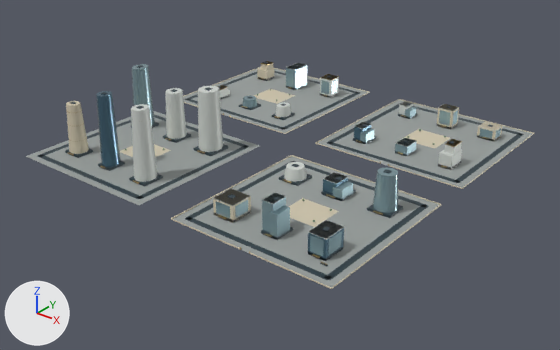
Before and after pictures for a commit that changed the glTF model web/public/assets/3d/ampliworld/GC-CITY-2030/GC-TILE-08-23.glb.
The view is the same before and after, from a camera (50 mm lens) standing at (-1080.0, -9177.0, 653.0) and looking at (-1977.0, -8055.0, -43.0). The axes (+X, +Y, +Z) are drawn at lower left. The lights are the same throughout. The first picture is the older version. Where no turn or scale is listed for an object, it has been applied to the vertices. Vertices at exactly the same position are counted once.

The scene before the commit, as lines of its bpy script (objects in view):
```python
ob_gc_tile_08_23_blue = bpy.data.objects.new('GC-TILE-08-23-blue', me_mesh_8)
ob_gc_tile_08_23_blue.location = (0.0, 0.0, 0.0)
ob_gc_tile_08_23_dark = bpy.data.objects.new('GC-TILE-08-23-dark', me_mesh_1)
ob_gc_tile_08_23_dark.location = (0.0, 0.0, 0.0)
ob_gc_tile_08_23_glass = bpy.data.objects.new('GC-TILE-08-23-glass', me_mesh_6)
ob_gc_tile_08_23_glass.location = (0.0, 0.0, 0.0)
ob_gc_tile_08_23_gold = bpy.data.objects.new('GC-TILE-08-23-gold', me_mesh_5)
ob_gc_tile_08_23_gold.location = (0.0, 0.0, 0.0)
ob_gc_tile_08_23_ivory = bpy.data.objects.new('GC-TILE-08-23-ivory', me_mesh_2)
ob_gc_tile_08_23_ivory.location = (0.0, 0.0, 0.0)
ob_gc_tile_08_23_paving = bpy.data.objects.new('GC-TILE-08-23-paving', me_mesh_0)
ob_gc_tile_08_23_paving.location = (0.0, 0.0, 0.0)
ob_gc_tile_08_23_white = bpy.data.objects.new('GC-TILE-08-23-white', me_mesh_7)
ob_gc_tile_08_23_white.location = (0.0, 0.0, 0.0)
```
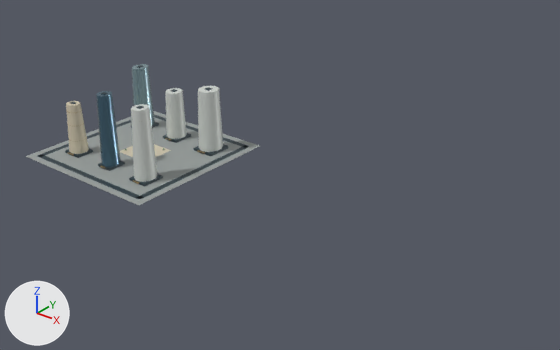
The change, as a diff of the scene's bpy script:
```diff
--- a/web/public/assets/3d/ampliworld/GC-CITY-2030/GC-TILE-08-23.glb.py
+++ b/web/public/assets/3d/ampliworld/GC-CITY-2030/GC-TILE-08-23.glb.py
@@ me_mesh_0 @@
-me_mesh_0.from_pydata(...)  # 32 vertices, 48 faces; spans x -2379.0..-1621.0, y -8379.0..-7621.0, z 0.0
+me_mesh_0.from_pydata(...)  # 8 vertices, 12 faces; spans x -2379.0..-2041.0, y -8379.0..-8041.0, z 0.0
+# me_mesh_0 part 1: the loose piece of 8 vertices spanning x -2379.0..-2041.0, y -7959.0..-7621.0, z 0.0 is deleted
+# me_mesh_0 part 2: the loose piece of 8 vertices spanning x -1959.0..-1621.0, y -7959.0..-7621.0, z 0.0 is deleted
+# me_mesh_0 part 3: the loose piece of 8 vertices spanning x -1959.0..-1621.0, y -8379.0..-8041.0, z 0.0 is deleted
 me_mesh_0.materials.append(mat_paving)
@@ me_mesh_1 @@
-me_mesh_1.from_pydata(...)  # 520 vertices, 780 faces; spans x -2364.0..-1636.0, y -8364.0..-7636.0, z 0.0..151.0
+me_mesh_1.from_pydata(...)  # 128 vertices, 192 faces; spans x -2364.0..-2056.0, y -8364.0..-8056.0, z 0.0..151.0
+# me_mesh_1 part 4: 49 loose pieces with 392 vertices, spanning x -2364.0..-1636.0, y -8364.0..-7636.0, z 0.0..75.0, are deleted
 me_mesh_1.materials.append(mat_dark)
@@ me_mesh_2 @@
-me_mesh_2.from_pydata(...)  # 214 vertices, 328 faces; spans x -2380.0..-1620.0, y -8380.0..-7620.0, z 0.0..107.0
+me_mesh_2.from_pydata(...)  # 30 vertices, 52 faces; spans x -2329.0..-2170.0, y -8317.0..-8174.0, z 0.0..107.0
+# me_mesh_2 part 5: 23 loose pieces with 184 vertices, spanning x -2380.0..-1620.0, y -8380.0..-7620.0, z 0.0..44.0, are deleted
 me_mesh_2.materials.append(mat_ivory)
@@ me_mesh_5 @@
-me_mesh_5.from_pydata(...)  # 1012 vertices, 1728 faces; spans x -2328.0..-1661.0, y -8380.0..-7681.0, z 0.0..129.0
+me_mesh_5.from_pydata(...)  # 444 vertices, 792 faces; spans x -2328.0..-2088.0, y -8325.0..-8093.0, z 4.0..129.0
+# me_mesh_5 part 7: 50 loose pieces with 568 vertices, spanning x -2318.0..-1661.0, y -8380.0..-7681.0, z 0.0..64.0, are deleted
 me_mesh_5.materials.append(mat_gold)
@@ me_mesh_6 @@
-me_mesh_6.from_pydata(...)  # 346 vertices, 540 faces; spans x -2328.0..-1668.0, y -8322.0..-7673.0, z 0.0..137.0
+me_mesh_6.from_pydata(...)  # 22 vertices, 40 faces; spans x -2328.0..-2292.0, y -8142.0..-8094.0, z 5.0..137.0
+# me_mesh_6 part 6: 37 loose pieces with 324 vertices, spanning x -2228.0..-1668.0, y -8322.0..-7673.0, z 0.0..74.0, are deleted
 me_mesh_6.materials.append(mat_glass)
@@ me_mesh_7 @@
-me_mesh_7.from_pydata(...)  # 238 vertices, 392 faces; spans x -2325.0..-1670.0, y -8323.0..-7673.0, z 0.0..146.0
+me_mesh_7.from_pydata(...)  # 66 vertices, 120 faces; spans x -2229.0..-2087.0, y -8321.0..-8092.0, z 5.0..146.0
+# me_mesh_7 part 8: 18 loose pieces with 172 vertices, spanning x -2325.0..-1670.0, y -8323.0..-7673.0, z 0.0..62.0, are deleted
 me_mesh_7.materials.append(mat_white)
@@ me_mesh_8 @@
-me_mesh_8.from_pydata(...)  # 46 vertices, 76 faces; spans x -2226.0..-1672.0, y -8322.0..-7862.0, z 0.0..150.0
+me_mesh_8.from_pydata(...)  # 22 vertices, 40 faces; spans x -2226.0..-2194.0, y -8318.0..-8278.0, z 5.0..150.0
+# me_mesh_8 part 9: the loose piece of 8 vertices spanning x -1906.0..-1885.0, y -7894.0..-7862.0, z 0.0..32.0 is deleted
+# me_mesh_8 part 10: the loose piece of 8 vertices spanning x -1708.0..-1672.0, y -8322.0..-8274.0, z 0.0..41.0 is deleted
+# me_mesh_8 part 11: the loose piece of 8 vertices spanning x -1813.0..-1783.0, y -8136.0..-8100.0, z 0.0..30.0 is deleted
 me_mesh_8.materials.append(mat_blue)
```

Where the change shows, as pixel boxes [x1, y1, x2, y2] in the pictures (560 x 350 px):
'GC-TILE-08-23-paving', reshaped (54% narrower, 57% shorter): before [26, 68, 533, 288]; after [26, 111, 259, 205]
'GC-TILE-08-23-dark', reshaped (56% narrower, 38% shorter): before [38, 62, 524, 280]; after [38, 65, 249, 199]
'GC-TILE-08-23-white', reshaped (75% narrower, 46% shorter): before [131, 63, 501, 240]; after [131, 86, 223, 182]
'GC-TILE-08-23-glass', reshaped (94% narrower, 68% shorter): before [132, 63, 501, 256]; after [132, 64, 155, 125]
'GC-TILE-08-23-ivory', reshaped (77% narrower, 75% shorter): before [66, 61, 534, 289]; after [66, 101, 171, 157]
'GC-TILE-08-23-blue', reshaped (91% narrower, 55% shorter): before [96, 91, 371, 261]; after [96, 91, 121, 167]
'GC-TILE-08-23-gold', reshaped: before [66, 61, 489, 265]; after [66, 110, 205, 184]
part 1 of me_mesh_0, deleted: before [183, 68, 368, 133]
part 2 of me_mesh_0, deleted: before [318, 100, 533, 188]
part 3 of me_mesh_0, deleted: before [173, 156, 439, 288]
part 4 of me_mesh_1, deleted: before [185, 62, 524, 280]
part 5 of me_mesh_2, deleted: before [171, 61, 534, 289]
part 6 of me_mesh_6, deleted: before [216, 63, 501, 256]
part 7 of me_mesh_5, deleted: before [218, 61, 489, 265]
part 8 of me_mesh_7, deleted: before [213, 63, 501, 240]
part 9 of me_mesh_8, deleted: before [354, 123, 371, 140]
part 10 of me_mesh_8, deleted: before [308, 221, 344, 261]
part 11 of me_mesh_8, deleted: before [323, 173, 348, 194]
